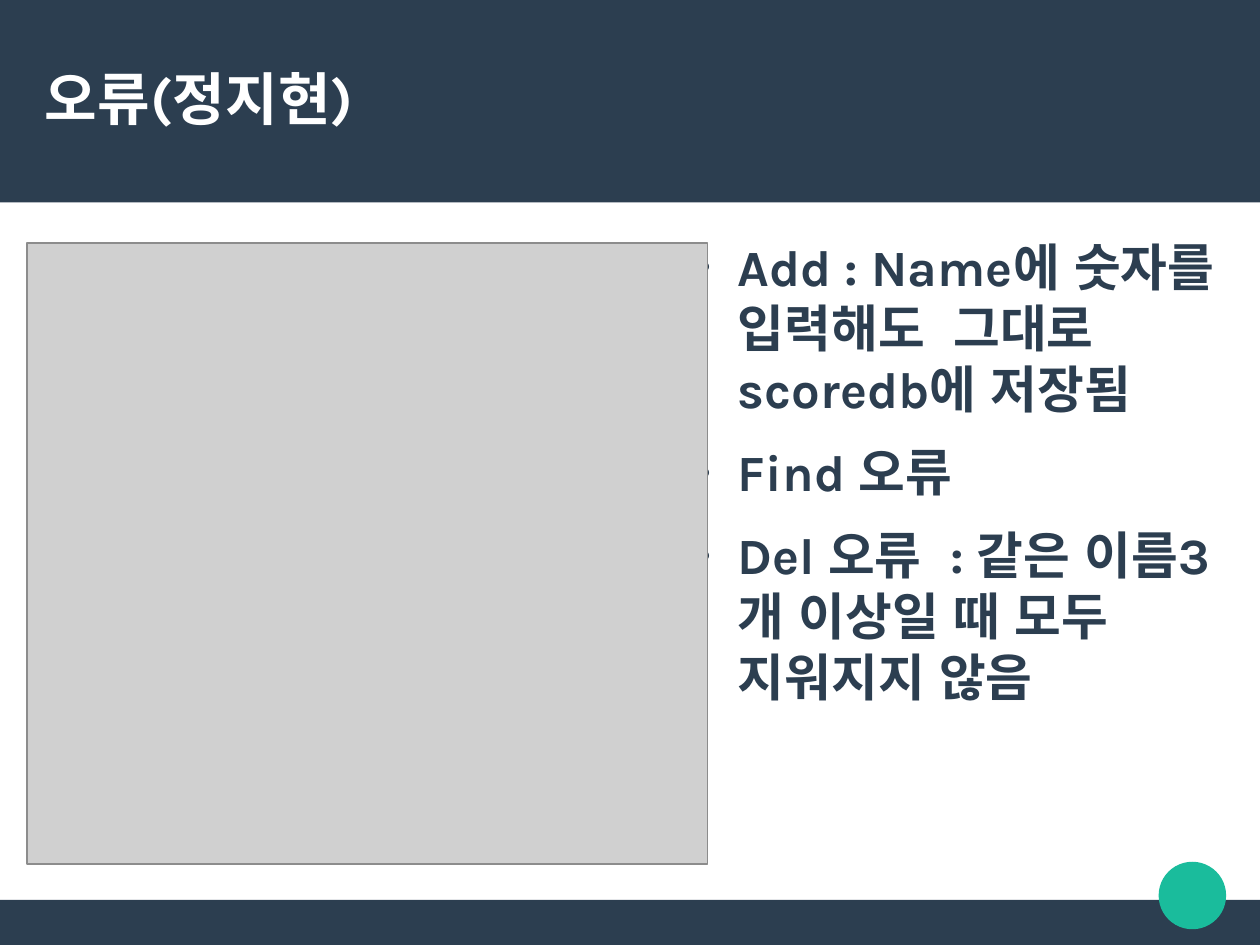
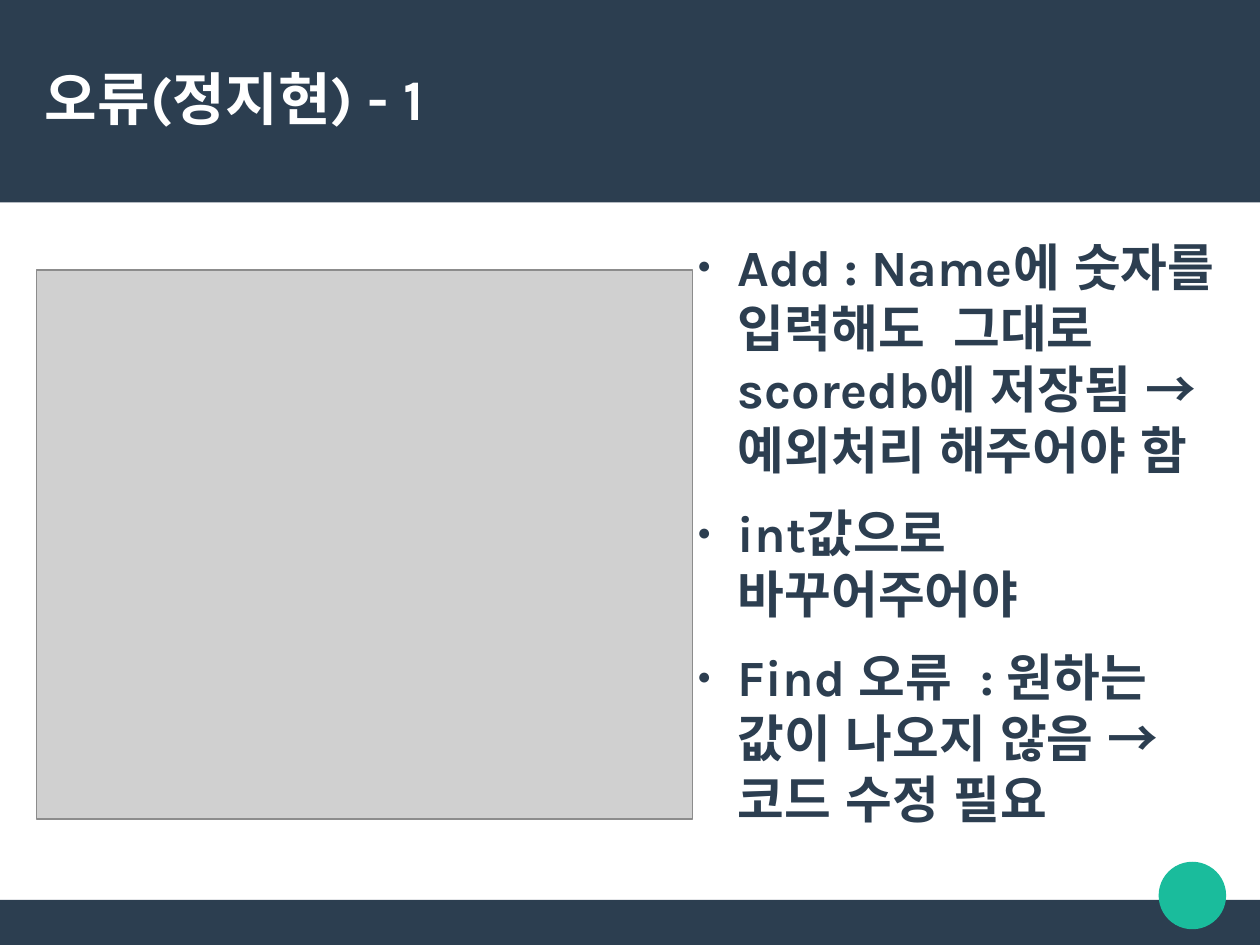
Before and after one commit to wldusdhso/sw-project-class5-2-2, a slide deck: slide 2 of 2조 코드리뷰 assignment3.odp. Drawn at 1260x945 pixels with LibreOffice and Linux fonts; fonts in the diff are those of the drawing; grey boxes stand for pictures. Boxes give left, top, right and bottom in pixels: in the first picture for what was removed or moved away, otherwise in the second. Text is boxed around its words. In the diff, an @@ line names an element or a change of style, - is before the commit and + after.

```diff
--- a/2조 코드리뷰 assignment3.odp
+++ b/2조 코드리뷰 assignment3.odp
@@ title at box(45, 72, 424, 127): text changed @@
-오류(정지현)
+오류(정지현) - 1
@@ text at box(738, 243, 1214, 823): text changed @@
-● Add : Name에 숫자를 입력해도 그대로 scoredb에 저장됨
-● Find 오류
-● Del 오류 : 같은 이름3개 이상일 때 모두 지워지지 않음
+● Add : Name에 숫자를 입력해도 그대로 scoredb에 저장됨 → 예외처리 해주어야 함
+● int값으로 바꾸어주어야
+● Find 오류 : 원하는 값이 나오지 않음 → 코드 수정 필요
@@ picture: place and size @@
-picture at box(27, 244, 708, 864)
+picture at box(37, 270, 693, 819)
```
Also in this commit, not shown: 1 other slide changed, 2 slides added.
